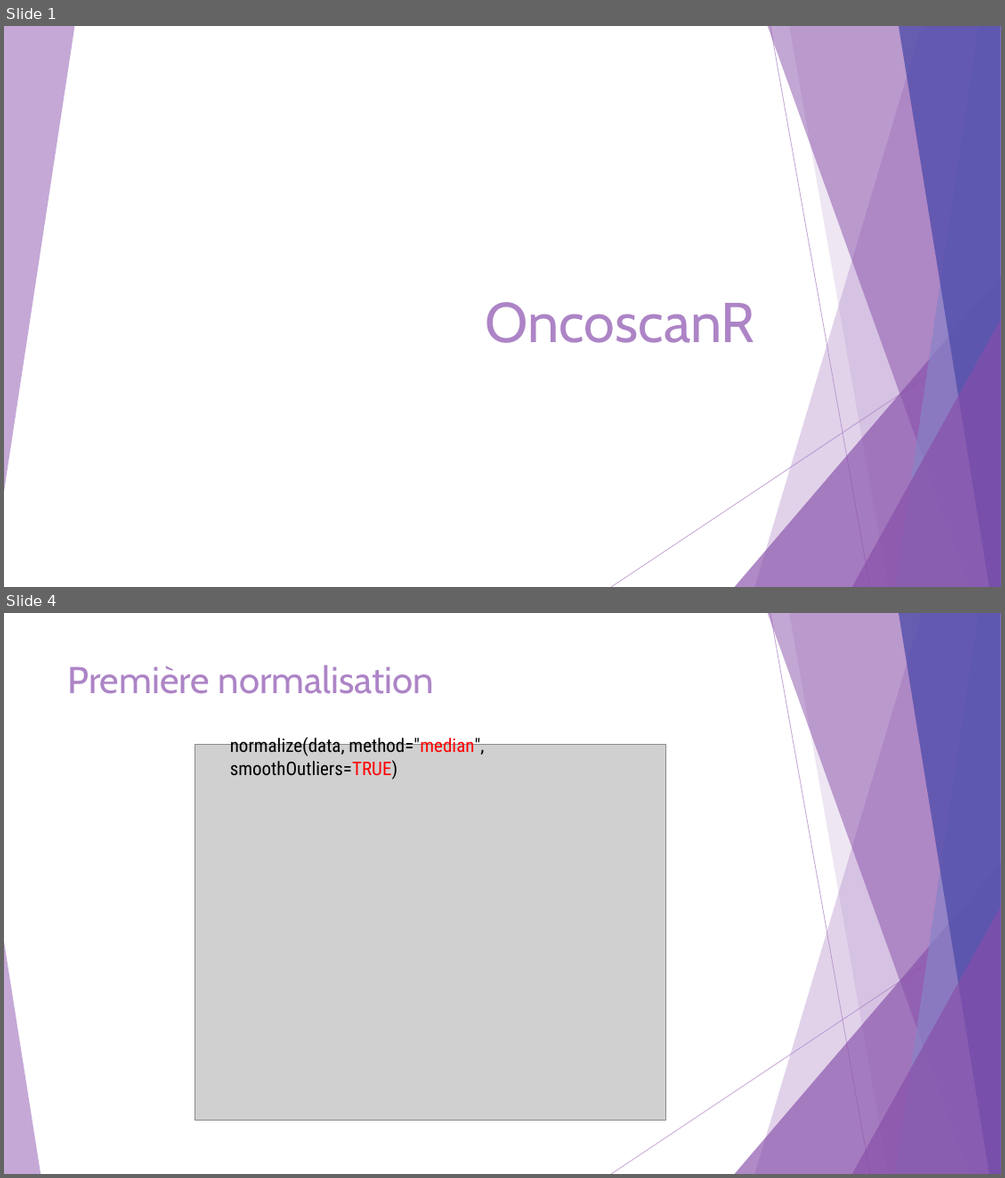
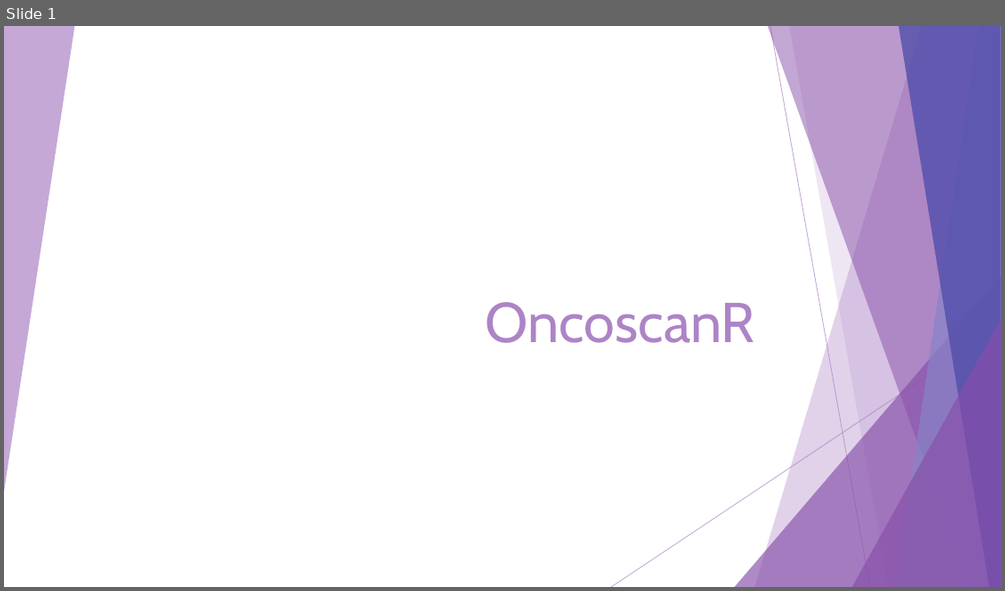
Before and after one commit to Elie-Bordron/DEA-dataviz, a slide deck: docs/docs_I_made/slides/OncoscanR.pptx. Shown one above the other, each under a label of ours: slides 1 and 4 before the commit, slide 1 after it; the slides between them are not shown. The pictures are 1005x1178 and 1005x591 pixels, drawn with LibreOffice and Linux fonts; fonts in the diff are those of the drawing; grey boxes stand for pictures. Boxes give left, top, right and bottom in pixels: in the first picture for what was removed or moved away, otherwise in the second. Text is boxed around its words. In the diff, an @@ line names an element or a change of style, - is before the commit and + after.

```diff
--- a/docs/docs_I_made/slides/OncoscanR.pptx
+++ b/docs/docs_I_made/slides/OncoscanR.pptx
@@ slide 4 removed at [4, 613, 1001, 1174], background #FFFFFF; not listed: 9 template elements that a slide beside it also shows @@
@@ title removed at [67, 665, 435, 694] @@
-Première normalisation
@@ picture removed at [194, 745, 666, 1120] @@
@@ text removed at [230, 735, 484, 779] @@
-normalize(data, method="median", smoothOutliers=TRUE)
@@ triangle removed at [4, 941, 40, 1174] @@
```
Also in this commit, not shown: 2 slides changed, 2 other slides removed, 5 other files.
